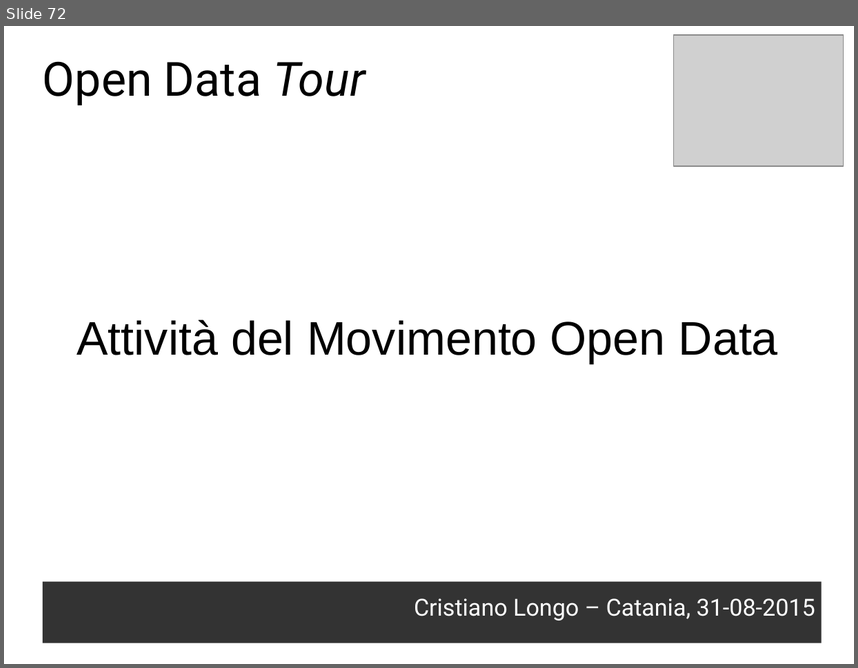
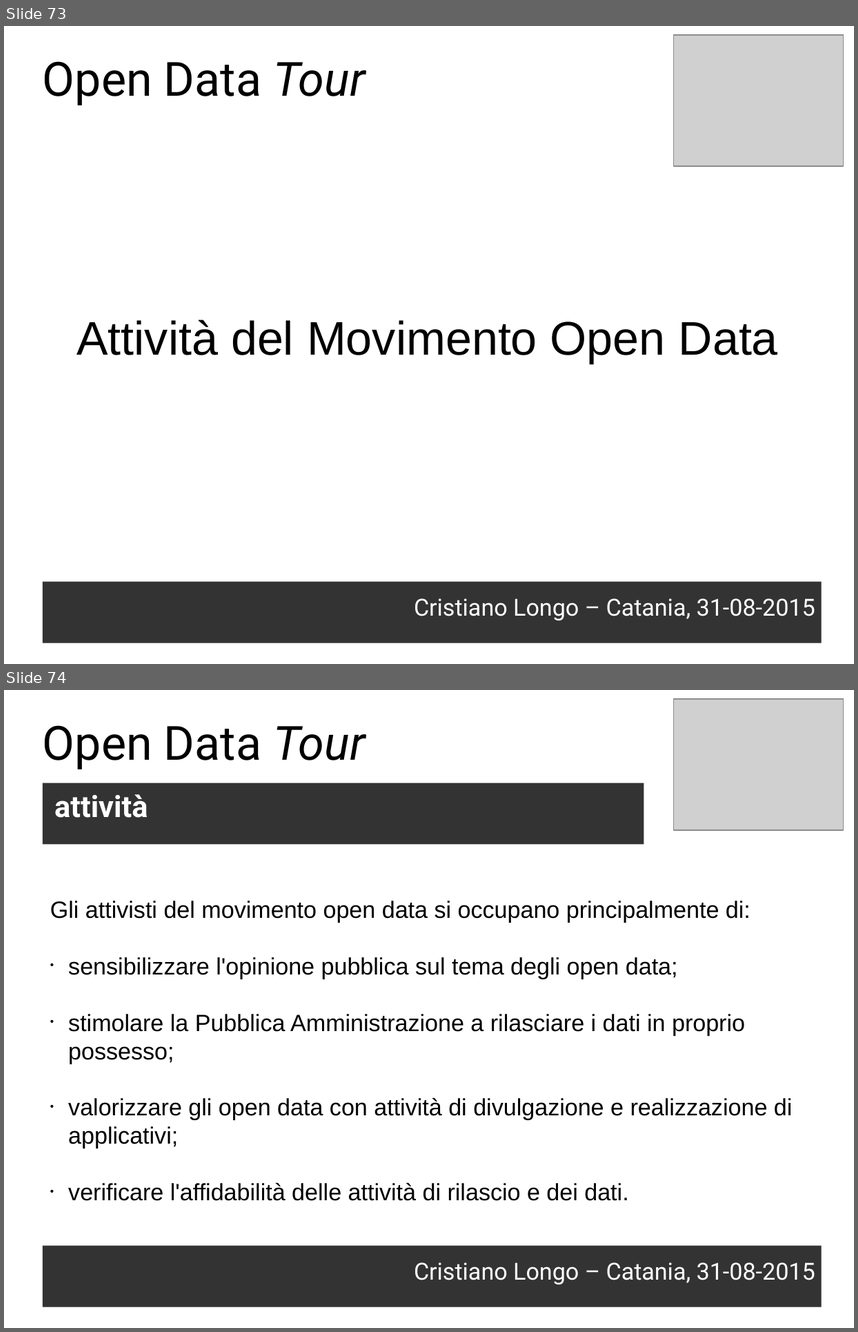
Before and after one commit to opendatahacklab/opendatatour, a slide deck: slides/odt_cope_31082015.odp. Shown one above the other, each under a label of ours: slide 72 before the commit, slides 73 and 74 after it. The pictures are 858x668 and 858x1332 pixels, drawn with LibreOffice and Linux fonts; fonts in the diff are those of the drawing; grey boxes stand for pictures. Boxes give left, top, right and bottom in pixels: in the first picture for what was removed or moved away, otherwise in the second. Text is boxed around its words. In the diff, an @@ line names an element or a change of style, - is before the commit and + after.

```diff
--- a/slides/odt_cope_31082015.odp
+++ b/slides/odt_cope_31082015.odp
@@ slide 74 added at box(4, 690, 854, 1328), background #FFFFFF @@
@@ picture added at box(675, 699, 844, 830) @@
@@ text added at box(43, 725, 366, 769), 44 pt, text #000000 @@
+Open Data Tour
@@ text added at box(43, 783, 644, 845), fill #333333, 28 pt, text #FFFFFF, bold @@
+attività
@@ text added at box(50, 900, 793, 1201), 22 pt, text #000000 @@
+Gli attivisti del movimento open data si occupano principalmente di:
+• sensibilizzare l'opinione pubblica sul tema degli open data;
+• stimolare la Pubblica Amministrazione a rilasciare i dati in proprio possesso;
+• valorizzare gli open data con attività di divulgazione e realizzazione di applicativi;
+• verificare l'affidabilità delle attività di rilascio e dei dati.
@@ text added at box(43, 1245, 822, 1306), fill #333333, 22 pt, text #FFFFFF @@
+Cristiano Longo – Catania, 31-08-2015
@@ what was slide 72 is now slide 73 @@
```
Also in this commit, not shown: 1 slide changed, 10 other slides added, 1 slide removed, 2 other files.
